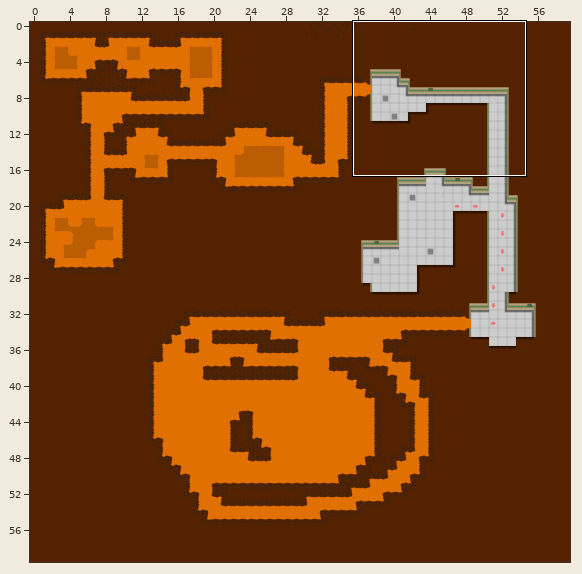
A Tiled map gets an edit: core/assets/world/world02.tmx. Above, an overview of the earlier version with the close-up marked.
Close-up. Before the commit:
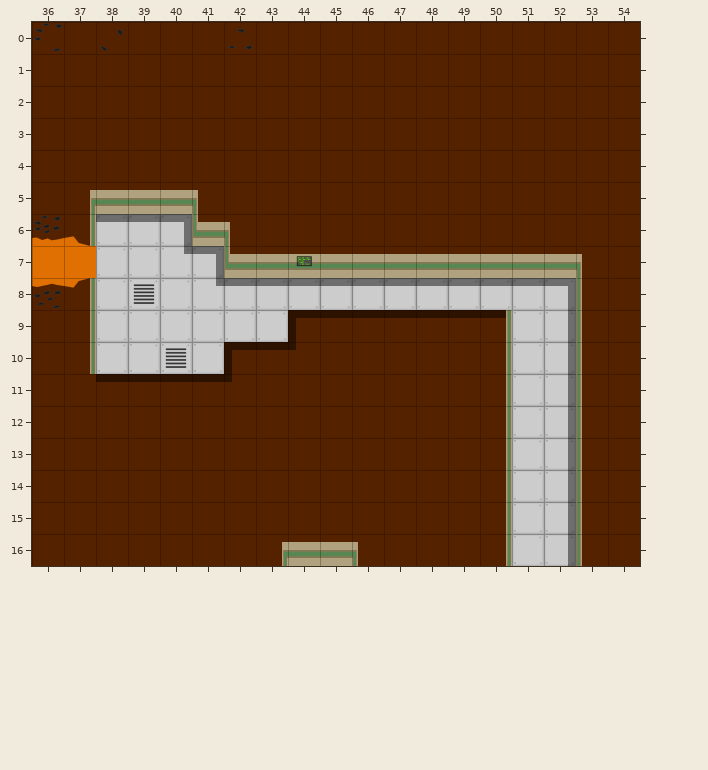
Cells are 64x64 px. Shown: x 36..54, y 0..16. The commit also changed other parts of the map, which this record leaves out.
After:
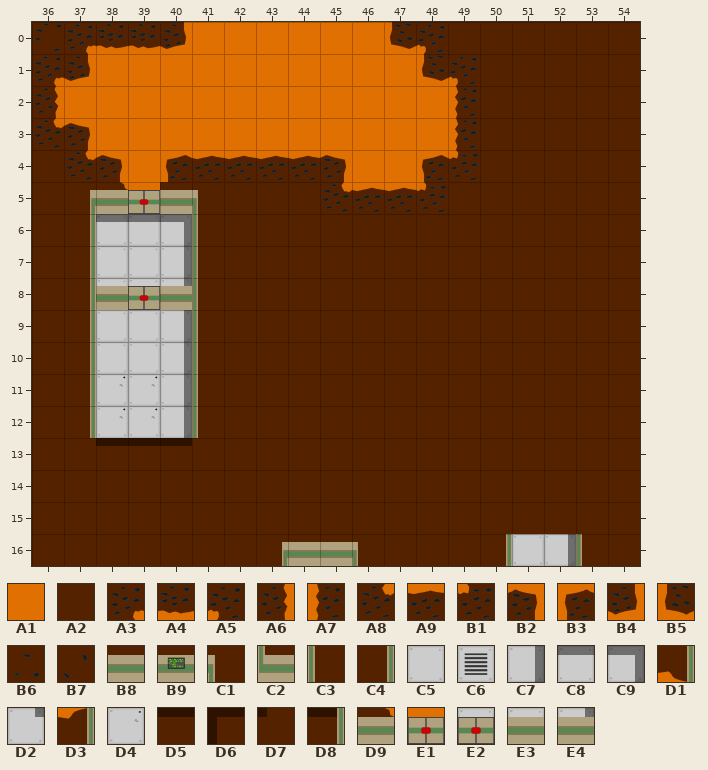
Key: from "world": A1 0, A2 14, A3 15, A4 16, A5 17, A6 18, A7 19, A8 20, A9 21, B1 22, B2 23, B3 24, B4 25, B5 26, B6 27, B7 29, B8 31, B9 32, C1 33, C2 34, C3 35, C4 36, C5 38, C6 39, C7 40, C8 41, C9 43, D1 44, D2 45, D3 46, D4 47, D5 48, D6 49, D7 50, D8 52, D9 60, E1 61, E2 63, E3 65, E4 66.
__ is an empty cell.
Diff:
{"where": "layer \"world\""}
{"y":0,"x":37,"old":"A2 B7 A2 A2 A2 B6 A2 A2 A2 A2 A2 A2","new":"A3 A4 A4 B4 A1 A1 A1 A1 A1 A1 B5 A5"}
{"y":1,"x":36,"old":"A2 A2 A2 A2 A2 A2 A2 A2 A2 A2 A2 A2 A2 A2","new":"A3 B4 A1 A1 A1 A1 A1 A1 A1 A1 A1 A1 B5 A5"}
{"y":2,"x":36,"old":"A2 A2 A2 A2 A2 A2 A2 A2 A2 A2 A2 A2 A2 A2","new":"A6 A1 A1 A1 A1 A1 A1 A1 A1 A1 A1 A1 A1 A7"}
{"y":3,"x":36,"old":"A2 A2 A2 A2 A2 A2 A2 A2 A2 A2 A2 A2 A2 A2","new":"A8 B2 A1 A1 A1 A1 A1 A1 A1 A1 A1 A1 A1 A7"}
{"y":4,"x":37,"old":"A2 A2 A2 A2 A2 A2 A2 A2 A2 A2 A2 A2 A2","new":"A8 B2 A1 B3 A9 A9 A9 A9 B2 A1 A1 B3 B1"}
{"y":5,"x":38,"old":"B8 B8","new":"D9 E1"}
{"y":5,"x":45,"old":"A2 A2 A2 A2","new":"A8 A9 A9 B1"}
{"y":6,"x":36,"old":"A4 D1","new":"A2 C4"}
{"y":6,"x":41,"old":"C2 C1","new":"C3 A2"}
{"y":7,"x":36,"old":"A1 A1","new":"A2 C4"}
{"y":7,"x":40,"old":"D2 C9 C2 B8 B9 B8 B8 B8 B8 B8 B8 B8 B8 C1","new":"C7 C3 A2 A2 A2 A2 A2 A2 A2 A2 A2 A2 A2 A2"}
{"y":8,"x":36,"old":"A9 D3 C5 C6 C5 D2 C8 C8 C8 C8 C8 C8 C8 C8 C8 C8 C9 C3","new":"A2 C4 E3 E2 E4 C3 A2 A2 A2 A2 A2 A2 A2 A2 A2 A2 A2 A2"}
{"y":9,"x":40,"old":"C5 C5 C5 C5 D6 D5 D5 D5 D5 D5 D8 C5 C7 C3","new":"C7 C3 A2 A2 A2 A2 A2 A2 A2 A2 A2 A2 A2 A2"}
{"y":10,"x":40,"old":"C6 C5 D6 D5 D7","new":"C7 C3 A2 A2 A2"}
{"y":10,"x":50,"old":"C4 C5 C7 C3","new":"A2 A2 A2 A2"}
{"y":11,"x":37,"old":"A2 D5 D5 D5 D5 D7","new":"C4 D4 D4 C7 C3 A2"}
{"y":11,"x":50,"old":"C4 C5 C7 C3","new":"A2 A2 A2 A2"}
{"y":12,"x":37,"old":"A2 A2 A2 A2 A2","new":"C4 D4 D4 C7 C3"}
{"y":12,"x":50,"old":"C4 C5 C7 C3","new":"A2 A2 A2 A2"}
{"y":13,"x":38,"old":"A2 A2 A2","new":"D5 D5 D5"}
{"y":13,"x":50,"old":"C4 C5 C7 C3","new":"A2 A2 A2 A2"}
{"y":14,"x":50,"old":"C4 C5 C7 C3","new":"A2 A2 A2 A2"}
{"y":15,"x":50,"old":"C4 C5 C7 C3","new":"A2 A2 A2 A2"}
{"label":"changed","picture_box":[32,22,582,534]}
